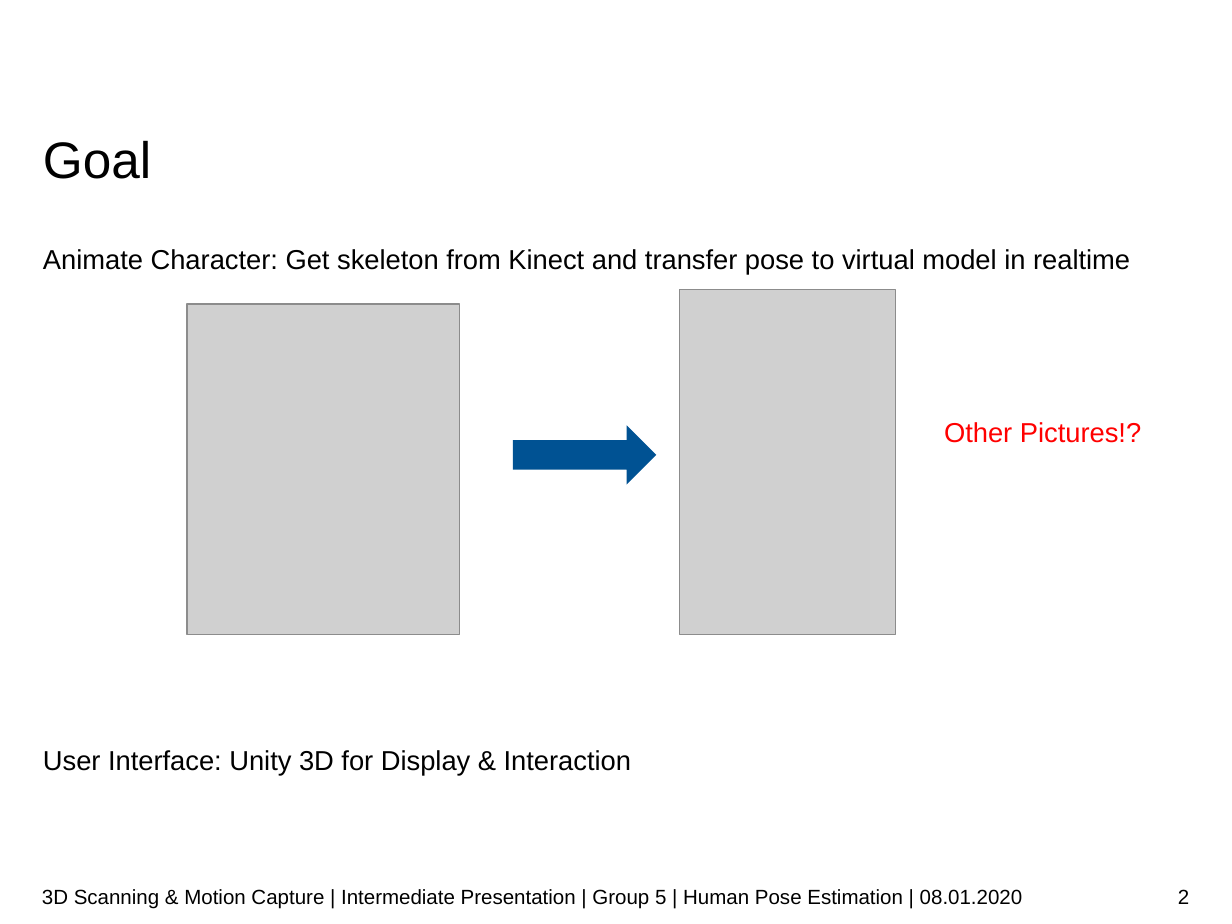
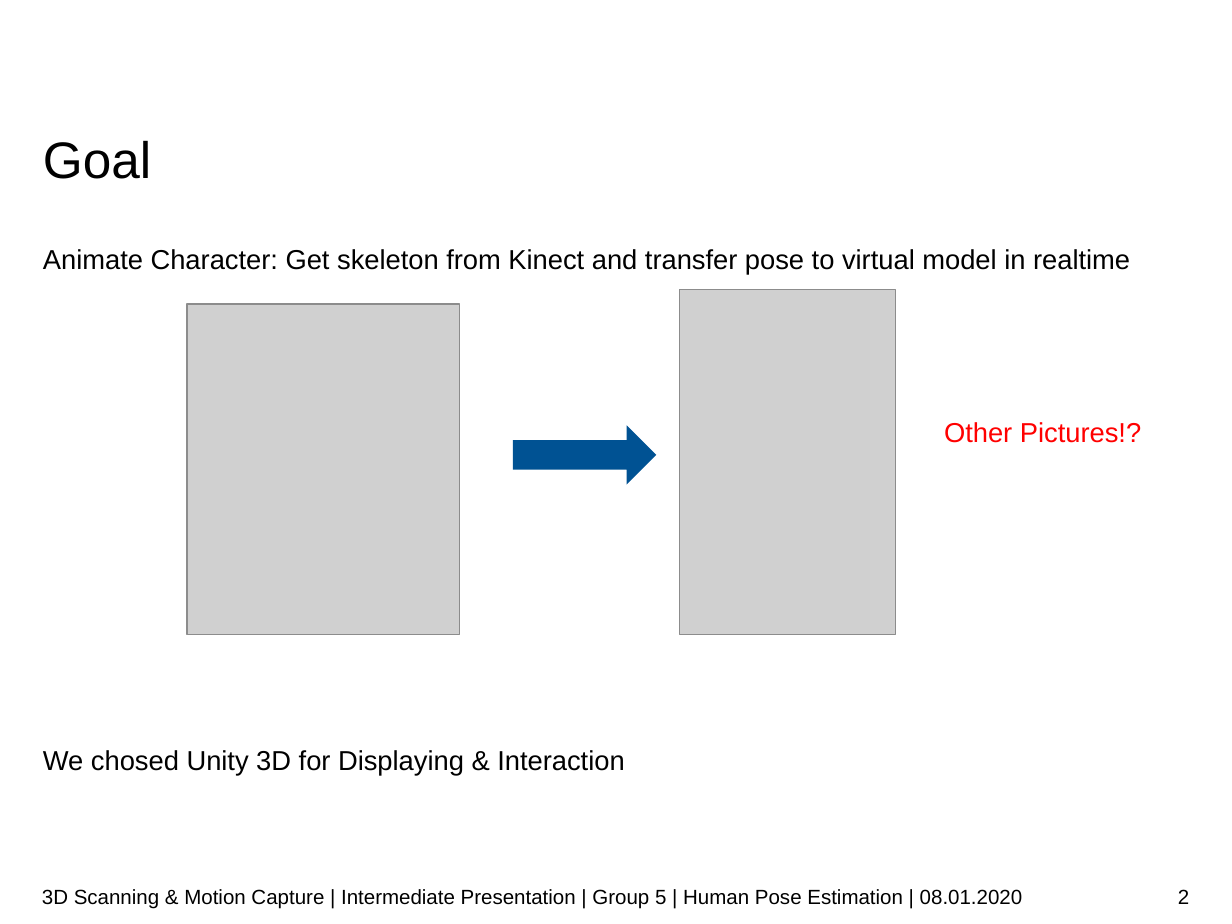
Before and after one commit to qiaoqiao7878/3DScanProject, a slide deck: slide 2 of Presentation/IntermediatePres.pptx. Drawn at 1232x924 pixels with LibreOffice and Linux fonts; fonts in the diff are those of the drawing; grey boxes stand for pictures; background and template pictures are left out. Boxes give left, top, right and bottom in pixels: in the first picture for what was removed or moved away, otherwise in the second. Text is boxed around its words. In the diff, an @@ line names an element or a change of style, - is before the commit and + after.

```diff
--- a/Presentation/IntermediatePres.pptx
+++ b/Presentation/IntermediatePres.pptx
@@ text at (43,750,624,776): text changed @@
-User Interface: Unity 3D for Display & Interaction
+We chosed Unity 3D for Displaying & Interaction
```
Also in this commit, not shown: 1 other slide changed, 3 slides added, 1 other file.
